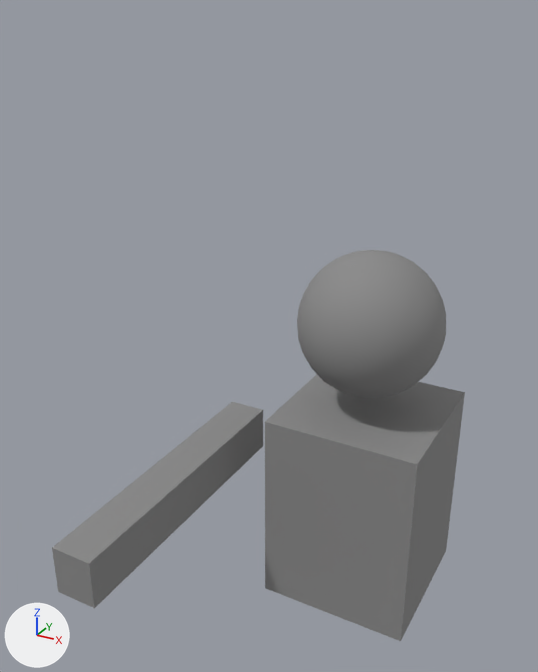
Renders of the FBX model GameTemplate/GameTemplate/Game/Assets/modelData/pp.fbx from each side of a commit.
Both versions are drawn from a 50 mm camera at (1.36, -3.69, 2.29) aimed at (-0.36, -0.57, 0.73). Lighting does not change. The marker at lower left points along +X, +Y and +Z. Where no turn or scale is listed for an object, it has been applied to the vertices.

The older version as bpy lines, for what is in view:
```python
me_mesh = bpy.data.meshes.new('Mesh')
me_mesh.from_pydata(...)  # a UV sphere (32 segments, 16 rings, poles along z) spanning x -0.416..0.416, y -0.416..0.416, z -0.416..0.416
me_mesh.materials.append(mat_material__25)  # picture img_gray_png
me_mesh_001 = bpy.data.meshes.new('Mesh.001')
me_mesh_001.from_pydata(...)  # a box spanning x -0.452..0.452, y -0.452..0.452, z 0.0..1.217
me_mesh_001.materials.append(mat_material__25)  # picture img_gray_png
me_mesh_002 = bpy.data.meshes.new('Mesh.002')
me_mesh_002.from_pydata(...)  # a box spanning x -0.12..0.12, y -0.84..0.84, z -0.27..0.0
me_mesh_002.materials.append(mat_material__25)  # picture img_gray_png
ob_box001 = bpy.data.objects.new('Box001', me_mesh_001)
ob_box001.location = (0.0, 0.0, -1.083)
ob_box002 = bpy.data.objects.new('Box002', me_mesh_002)
ob_box002.location = (-0.853, -0.806, -0.106)
ob_sphere001 = bpy.data.objects.new('Sphere001', me_mesh)
ob_sphere001.location = (-0.011, -0.014, 0.666)
```
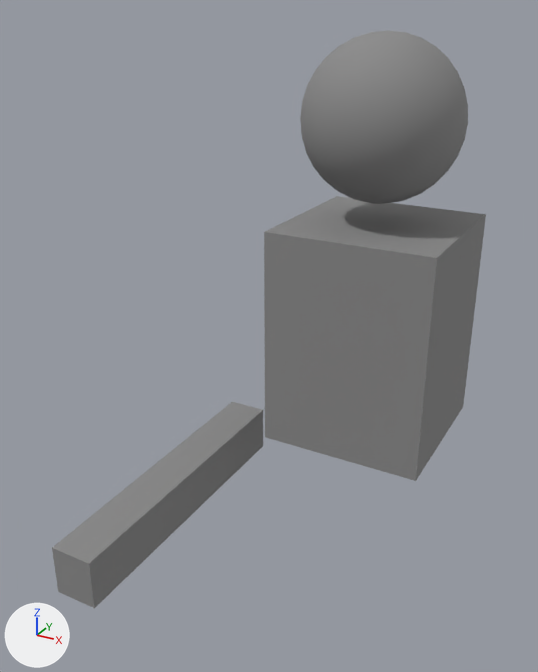
Pixel boxes (x1, y1, x2, y2) of what changed, in the pictures (538 x 672 px):
'Box001', moved
    before: (265, 375, 465, 641)
    after: (264, 196, 486, 481)
'Sphere001', moved
    before: (297, 250, 446, 398)
    after: (300, 30, 468, 204)

What the commit changed:
Object 'Box001' (ob_box001) moves from (0.0, 0.0, -1.083) to (0.0, 0.0, 0.032).
Object 'Sphere001' (ob_sphere001) moves from (-0.011, -0.014, 0.666) to (-0.011, -0.014, 1.781).
